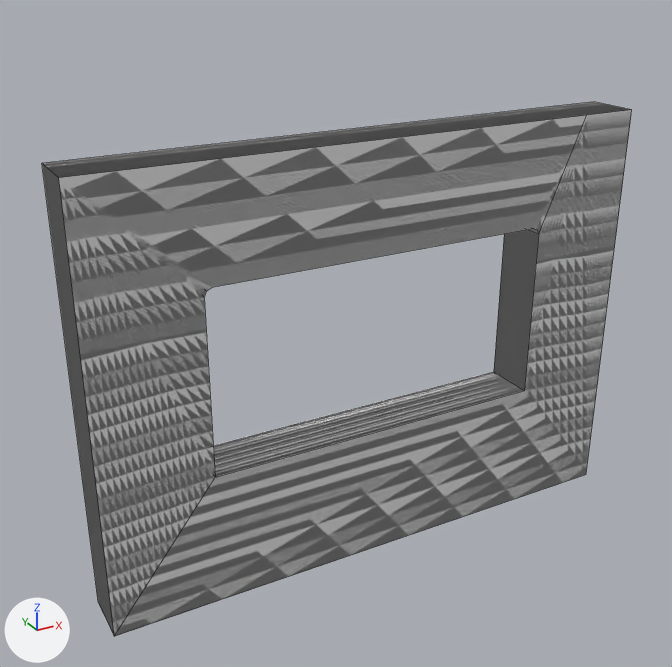
Before and after pictures for a commit that changed the FBX model MaterialEditor/programFiles/models/fbx/3m Shopfront.fbx.
Before and after are seen from a camera (50 mm lens) standing at (-3.02, -5.07, 2.19) and looking at (-0.23, 0.01, -0.35). Every picture has the same lights, and +X, +Y and +Z are marked at lower left. Mesh edges are drawn as thin lines.

Objects in the first picture: '3m Shopfront_L0', '3m Shopfront_L5'.
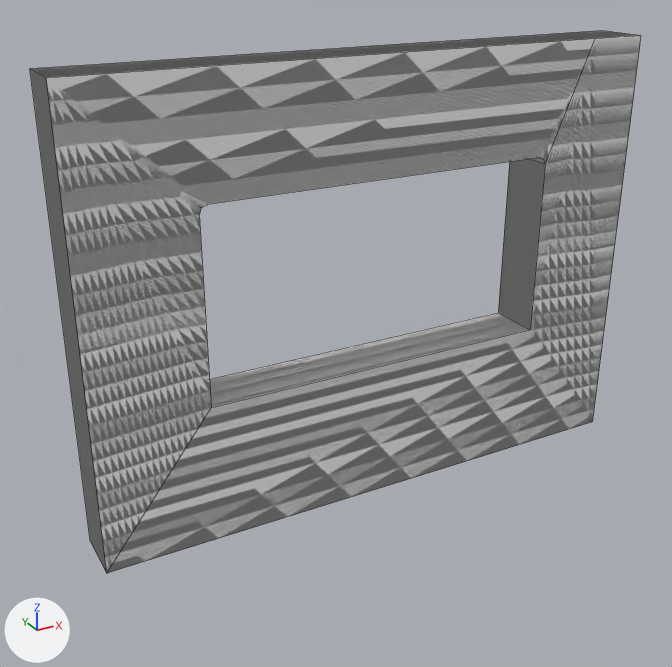
Where the change shows, as pixel boxes (x1, y1, x2, y2) in the pictures (672 x 667 px; the box of a moved part takes in the faces that stretch with it):
'3m Shopfront_L1', mesh moved (not visible before)
    after: (30, 30, 641, 573)
'3m Shopfront_L0', mesh moved (not visible afterwards)
    before: (42, 102, 632, 637)
'3m Shopfront_L3', mesh moved (not visible before)
    after: (30, 33, 641, 571)
'3m Shopfront_L5', mesh moved (not visible afterwards)
    before: (42, 103, 630, 633)
part 1 of me_cube_009, moved or reshaped
    before: (42, 102, 632, 637)
    after: (30, 30, 641, 573)

Diff of the bpy script that builds the scene:
```diff
--- a/MaterialEditor/programFiles/models/fbx/3m Shopfront.fbx.py
+++ b/MaterialEditor/programFiles/models/fbx/3m Shopfront.fbx.py
@@ me_cube_009 @@
 me_cube_009.from_pydata(...)  # 26 vertices, 16 faces; spans x -200.0..200.0, y -200.0..100.0, z -13.0..25.0
 # used by ob_3m_shopfront_l5; location = (0.0, 0.0, 0.0); rotation_euler = (1.571, 0.0, 0.0), in degrees (90, 0, 0); scale = (0.01, 0.01, 0.01)
+# me_cube_009 part 1: the whole mesh is moved by (0.0, 50.0, 0.0)
 me_cube_009.materials.append(mat_main)
```
